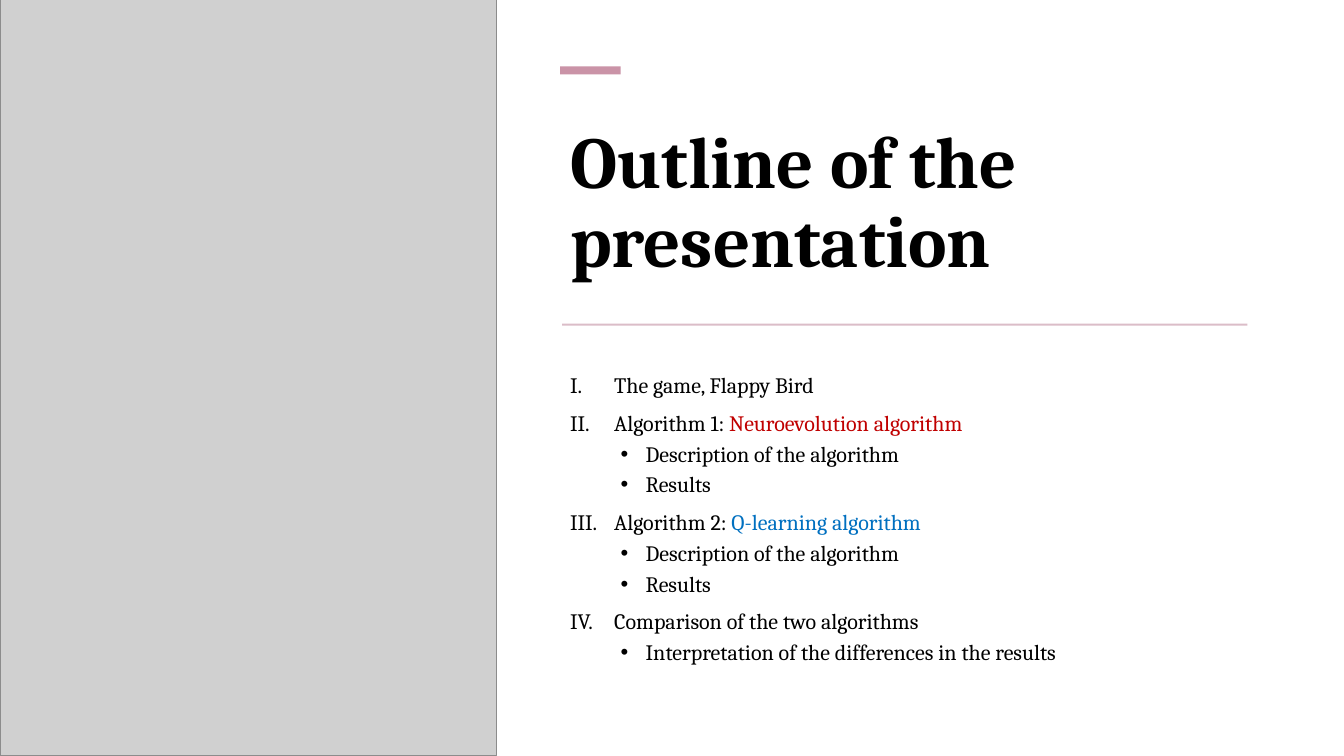
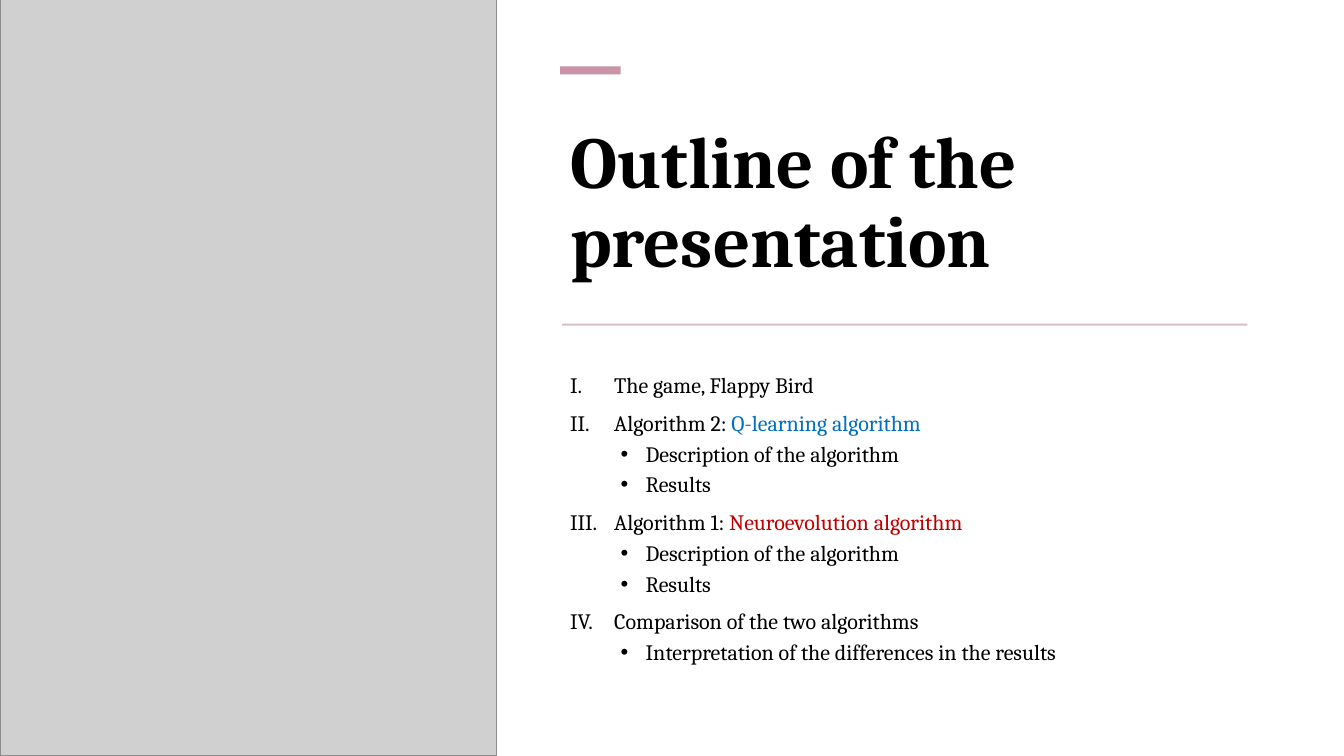
Before and after one commit to lucabonengel/FlappyProject, a slide deck: slide 3 of slides.pptx (slide 2 before the commit). Drawn at 1344x756 pixels with LibreOffice and Linux fonts; fonts in the diff are those of the drawing; grey boxes stand for pictures. Boxes give left, top, right and bottom in pixels: in the first picture for what was removed or moved away, otherwise in the second. Text is boxed around its words. In the diff, an @@ line names an element or a change of style, - is before the commit and + after.

```diff
--- a/slides.pptx
+++ b/slides.pptx
@@ text at bbox=[614, 415, 921, 436]: text changed; text colour #C00000 to #0070C0 @@
-II. Algorithm 1: Neuroevolution algorithm
+II. Algorithm 2: Q-learning algorithm
@@ text at bbox=[614, 514, 963, 535]: text changed; text colour #0070C0 to #C00000 @@
-III. Algorithm 2: Q-learning algorithm
+III. Algorithm 1: Neuroevolution algorithm
```
Also in this commit, not shown: 3 other slides changed, 5 slides added, 1 slide removed, 9 other files.
